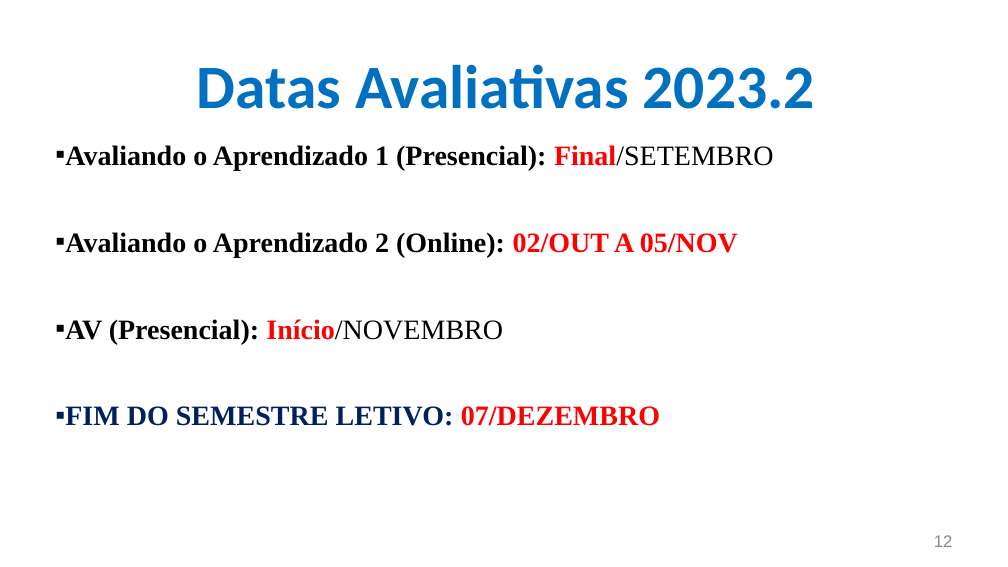
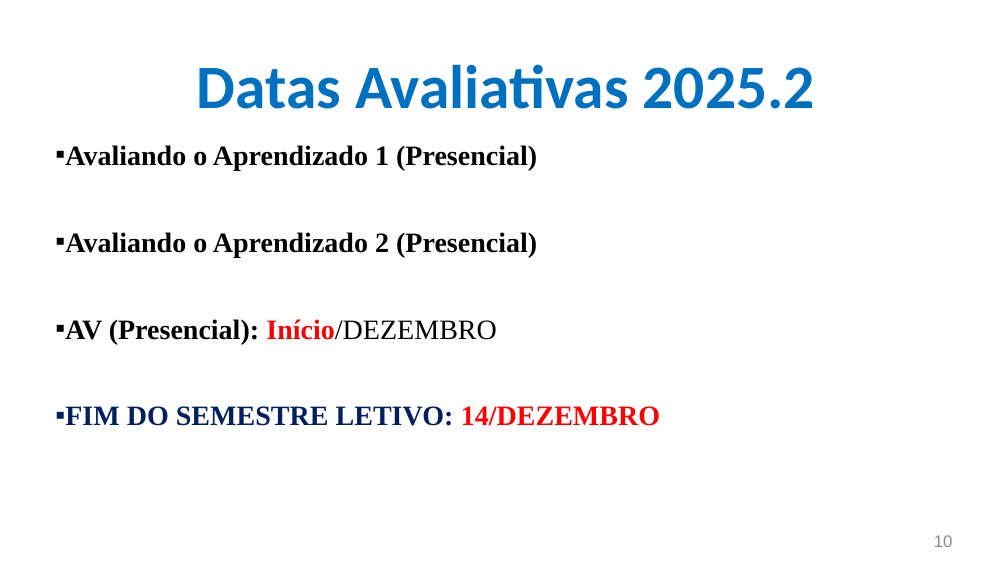
Before and after one commit to CloudEducationBrazil/WydenPythonParadigmas, a slide deck: slide 10 of Apresentação - Programação Python.pptx (slide 12 before the commit). Drawn at 1008x567 pixels with LibreOffice and Linux fonts; fonts in the diff are those of the drawing; background and template pictures are left out. Boxes give left, top, right and bottom in pixels: in the first picture for what was removed or moved away, otherwise in the second. Text is boxed around its words. In the diff, an @@ line names an element or a change of style, - is before the commit and + after.

```diff
--- a/Apresentação - Programação Python.pptx
+++ b/Apresentação - Programação Python.pptx
@@ title at <box>197,64,815,109</box>: text changed @@
-Datas Avaliativas 2023.2
+Datas Avaliativas 2025.2
@@ text at <box>65,145,660,426</box>: text changed @@
-▪ Avaliando o Aprendizado 1 (Presencial): Final/SETEMBRO
-▪ Avaliando o Aprendizado 2 (Online): 02/OUT A 05/NOV
-▪ AV (Presencial): Início/NOVEMBRO
-▪ FIM DO SEMESTRE LETIVO: 07/DEZEMBRO
+▪ Avaliando o Aprendizado 1 (Presencial)
+▪ Avaliando o Aprendizado 2 (Presencial)
+▪ AV (Presencial): Início/DEZEMBRO
+▪ FIM DO SEMESTRE LETIVO: 14/DEZEMBRO
@@ page number at <box>934,535,953,547</box>: text changed @@
-12
+10
```
Also in this commit, not shown: 1 other slide changed, 2 slides removed.
